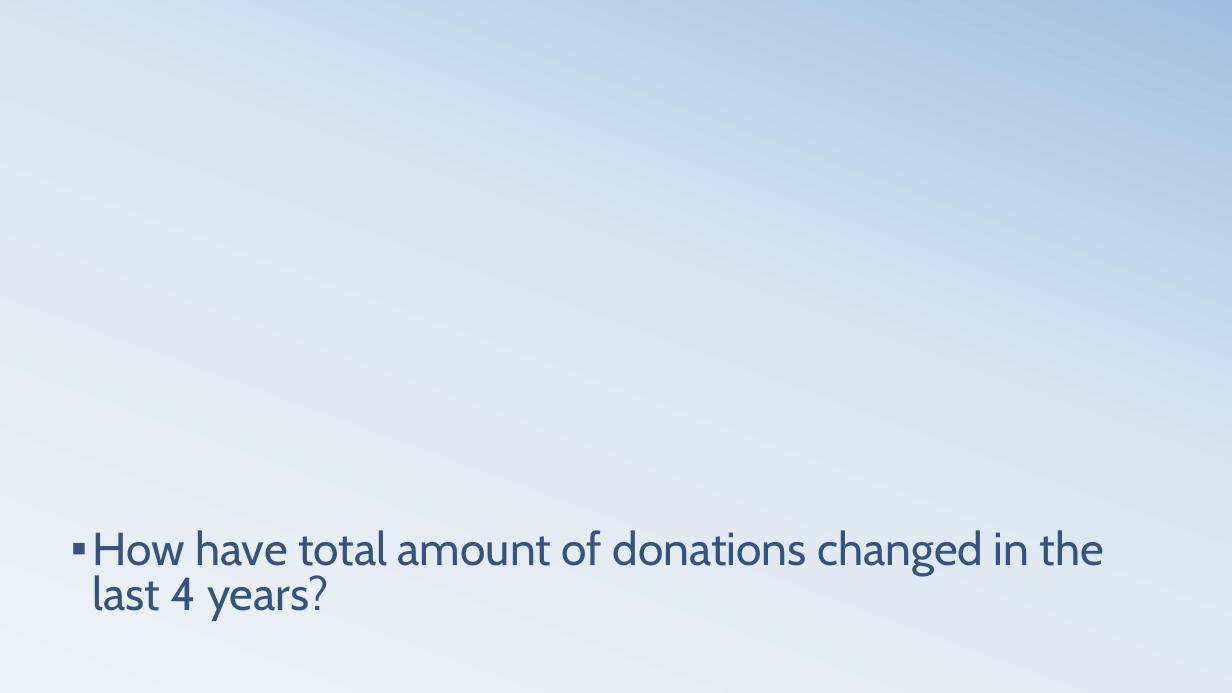
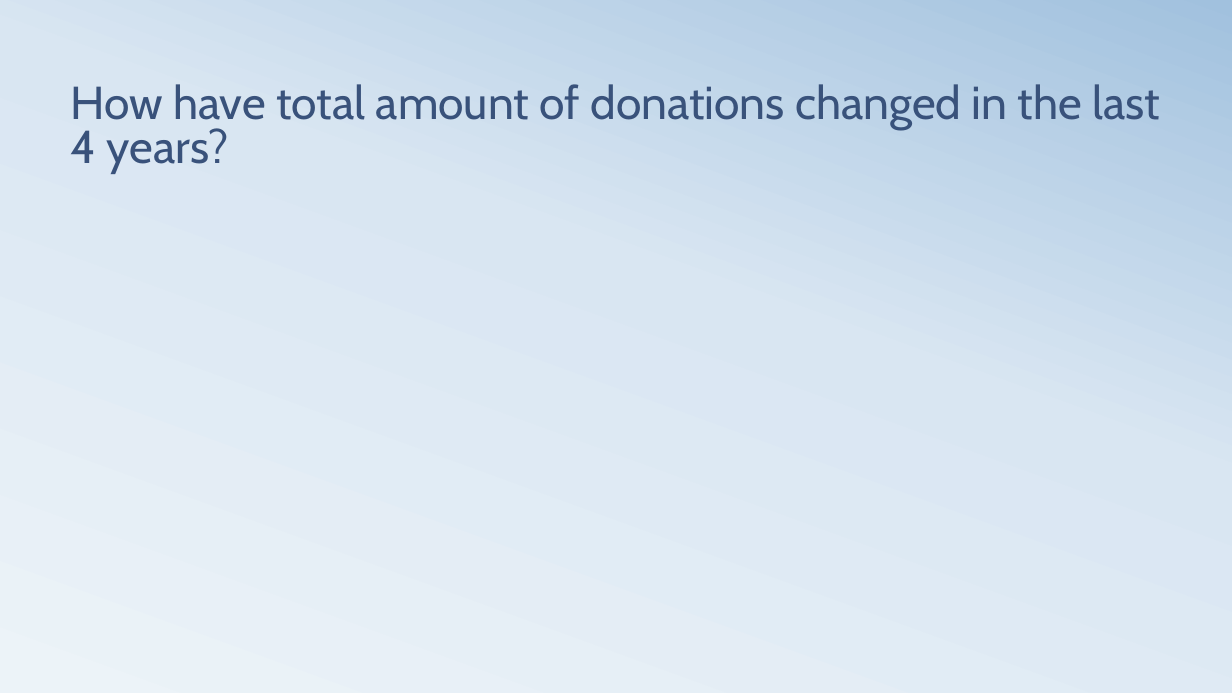
Before and after one commit to kjwunderlich/project-one---sphinx, a slide deck: slide 10 of Team_Sphinx_Presentation_20181011.pptx. Drawn at 1232x693 pixels with LibreOffice and Linux fonts; fonts in the diff are those of the drawing. Boxes give left, top, right and bottom in pixels: in the first picture for what was removed or moved away, otherwise in the second. Text is boxed around its words. In the diff, an @@ line names an element or a change of style, - is before the commit and + after.

```diff
--- a/Team_Sphinx_Presentation_20181011.pptx
+++ b/Team_Sphinx_Presentation_20181011.pptx
@@ title "How have total amount of ...": place and size @@
-title "How have total amount of ..." at [93,530,1104,621]
+title "How have total amount of ..." at [71,84,1161,174]
@@ title "How have total amount of ..." at [71,84,1161,174]: bullet ▪ to none @@
```
Also in this commit, not shown: 10 other slides changed, 2 other files.
